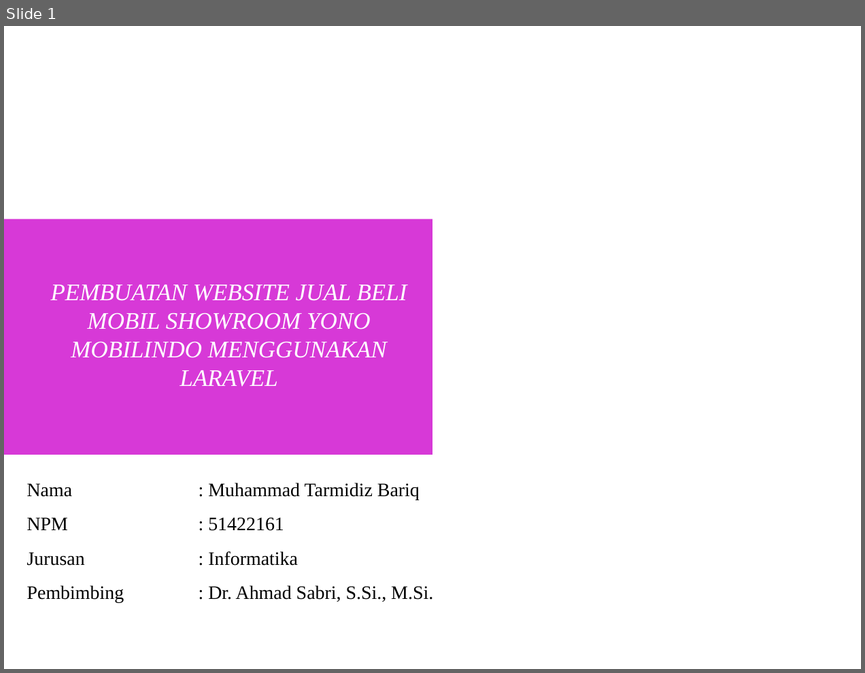
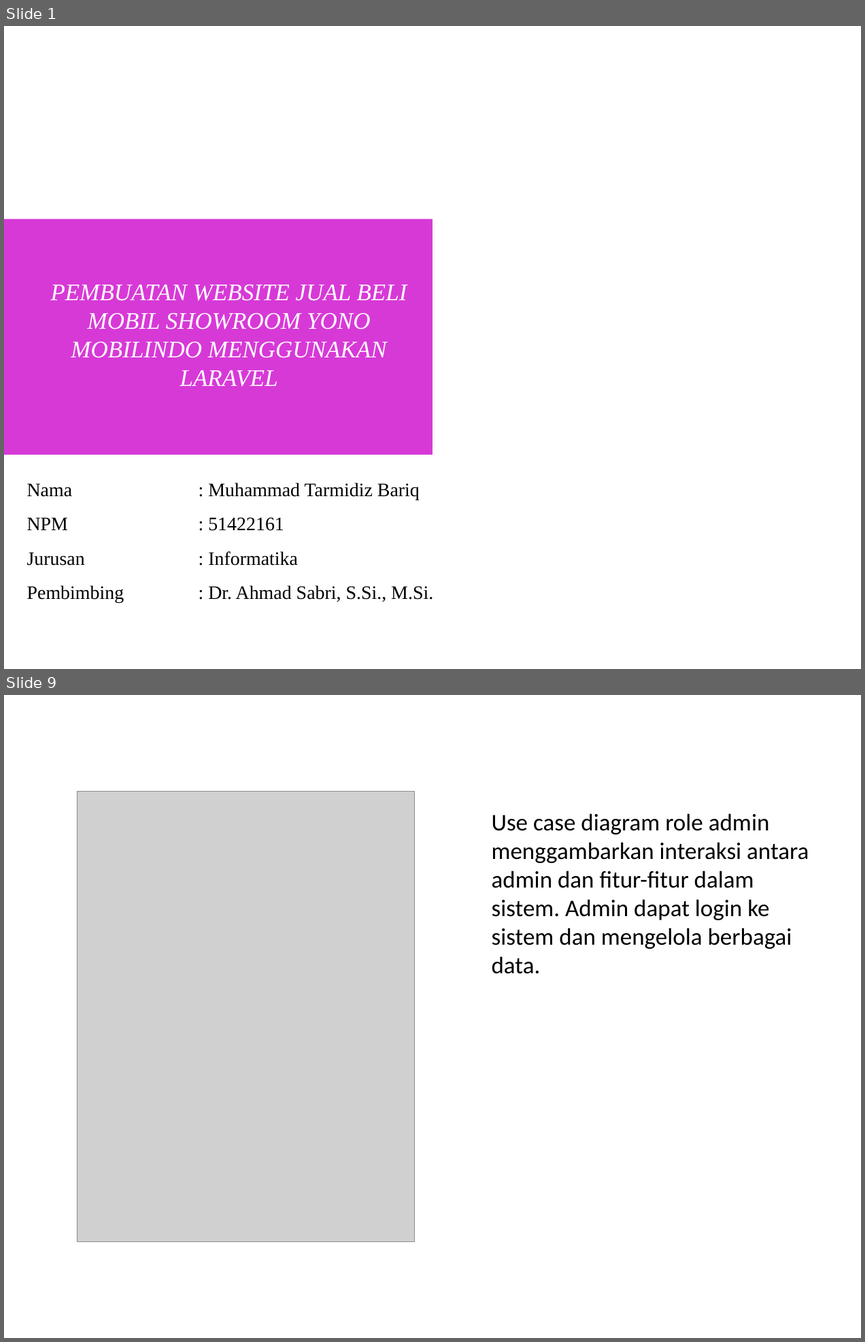
Before and after one commit to tarmidzibariq/KULIAH-SEMESTER-6, a slide deck: Penulisan Ilmiah/Sidang/Salinan dari Template Presentasi Sidang.pptx. Shown one above the other, each under a label of ours: slide 1 before the commit, slides 1 and 9 after it; the slides between them are not shown. The pictures are 865x673 and 865x1342 pixels, drawn with LibreOffice and Linux fonts; fonts in the diff are those of the drawing; grey boxes stand for pictures; background and template pictures are left out. Boxes give left, top, right and bottom in pixels: in the first picture for what was removed or moved away, otherwise in the second. Text is boxed around its words. In the diff, an @@ line names an element or a change of style, - is before the commit and + after.

```diff
--- a/Penulisan Ilmiah/Sidang/Salinan dari Template Presentasi Sidang.pptx
+++ b/Penulisan Ilmiah/Sidang/Salinan dari Template Presentasi Sidang.pptx
@@ slide 9 added at (4,695,861,1338), background #FFFFFF @@
@@ title added at (4,695,676,774), 24 pt, text #FFFFFF @@
+USE CASE DIAGRAM ADMIN
@@ picture added at (77,791,415,1241) @@
@@ text added at (492,813,808,974), 20 pt, text #000000 @@
+Use case diagram role admin menggambarkan interaksi antara admin dan fitur-fitur dalam sistem. Admin dapat login ke sistem dan mengelola berbagai data.
```
Also in this commit, not shown: 2 slides changed, 12 other slides added, 2 slides removed, 8 other files.
